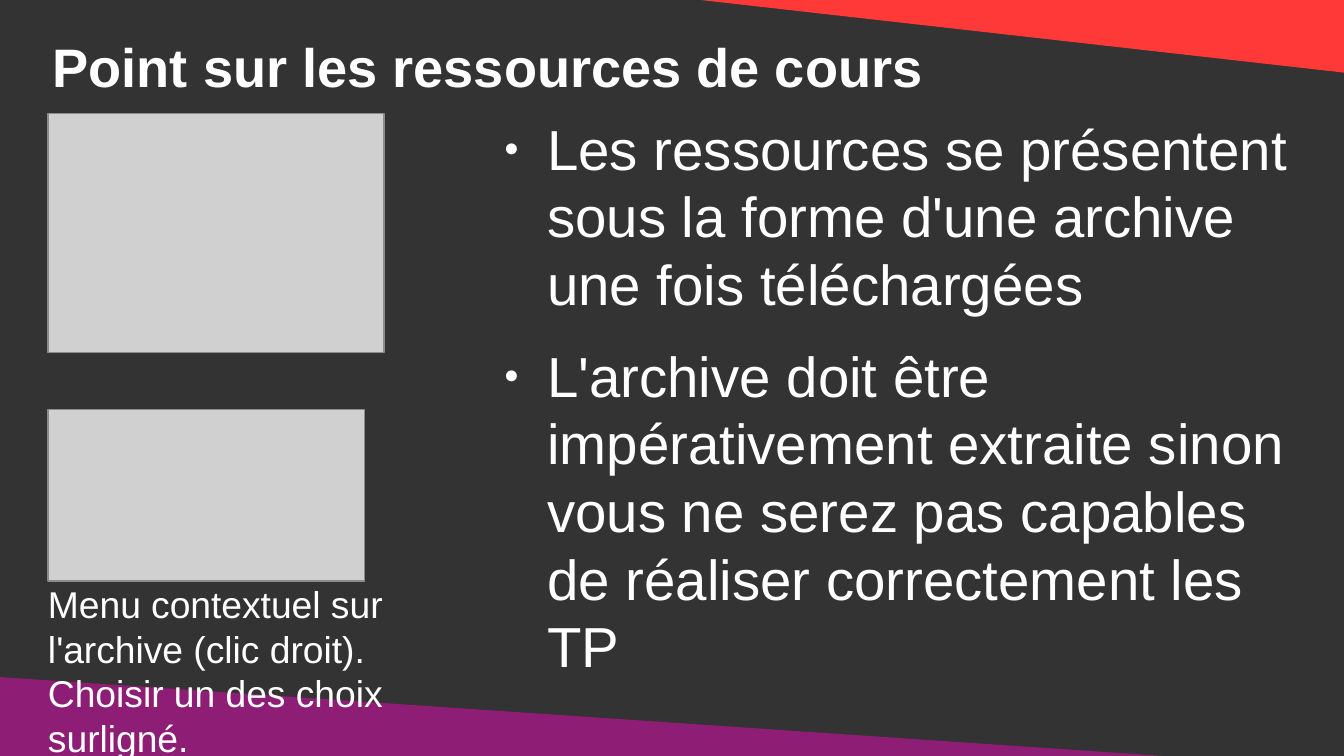
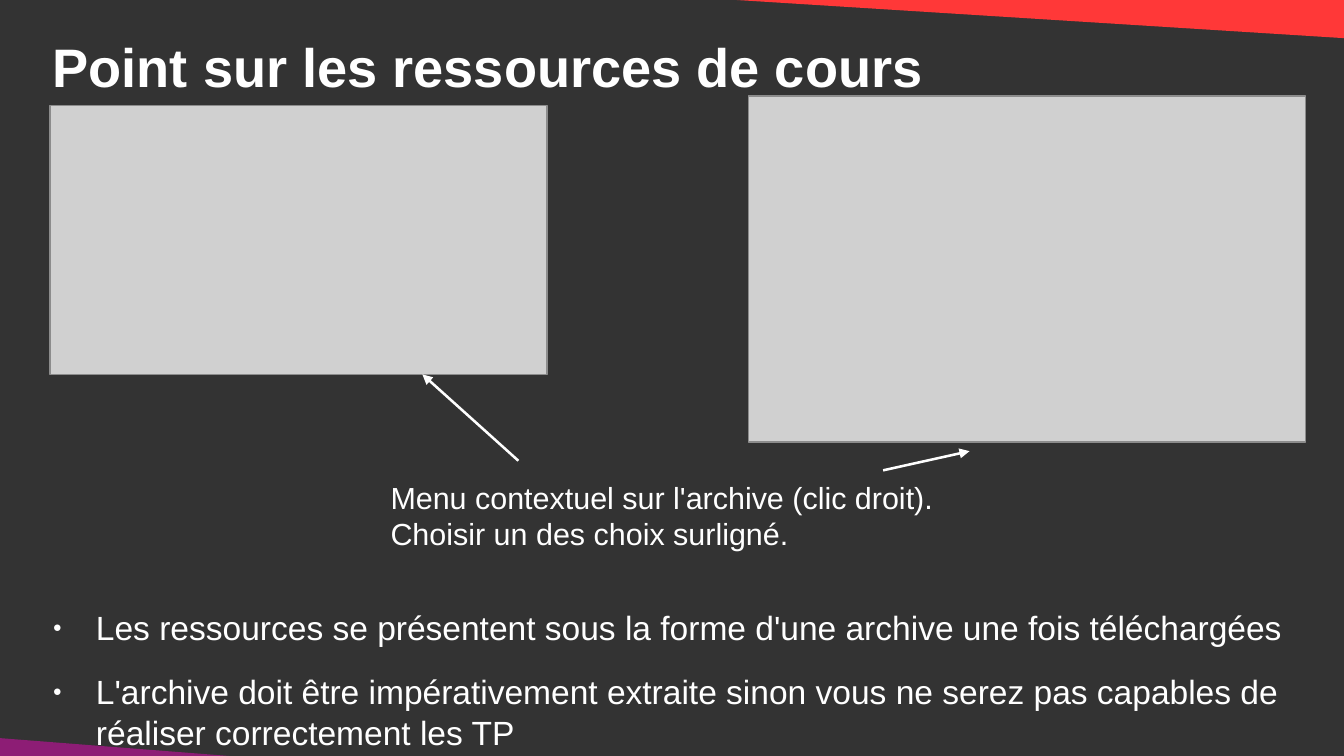
Before and after one commit to DanYellow/cours, a slide deck: slide 7 of didacticiels-generaux/ressources-archives.odp (slide 5 before the commit). Drawn at 1344x756 pixels with LibreOffice and Linux fonts; fonts in the diff are those of the drawing; grey boxes stand for pictures. Boxes give left, top, right and bottom in pixels: in the first picture for what was removed or moved away, otherwise in the second. Text is boxed around its words. In the diff, an @@ line names an element or a change of style, - is before the commit and + after.

```diff
--- a/didacticiels-generaux/ressources-archives.odp
+++ b/didacticiels-generaux/ressources-archives.odp
@@ right triangle resized from (x1=653, y1=0, x2=1344, y2=74) to (x1=652, y1=0, x2=1344, y2=39) @@
@@ picture resized from (x1=48, y1=113, x2=384, y2=352) to (x1=50, y1=106, x2=548, y2=374) @@
@@ picture resized from (x1=48, y1=410, x2=365, y2=582) to (x1=749, y1=96, x2=1306, y2=443) @@
@@ arrow added from (518, 461) to (422, 374), #FFFFFF 1.5 pt @@
@@ title "Menu contextuel sur l'archive (clic ..." moved from (x1=48, y1=591, x2=383, y2=756) to (x1=391, y1=487, x2=933, y2=551) @@
@@ title "Menu contextuel sur l'archive (clic ..." at (x1=391, y1=487, x2=933, y2=551): size 22 to 18 pt @@
@@ arrow added from (883, 471) to (970, 451), #FFFFFF 1.5 pt @@
@@ text "Les ressources se présentent sous ..." moved from (x1=547, y1=128, x2=1287, y2=667) to (x1=96, y1=615, x2=1282, y2=751) @@
@@ text "Les ressources se présentent sous ..." at (x1=96, y1=615, x2=1282, y2=751): size 33.3 to 19.8 pt @@
@@ right triangle removed at (x1=0, y1=677, x2=1256, y2=756) @@
@@ right triangle added at (x1=0, y1=737, x2=288, y2=756), fill #8D1D75 @@
```
Also in this commit, not shown: 5 other slides changed, 2 slides added, 5 other files.
